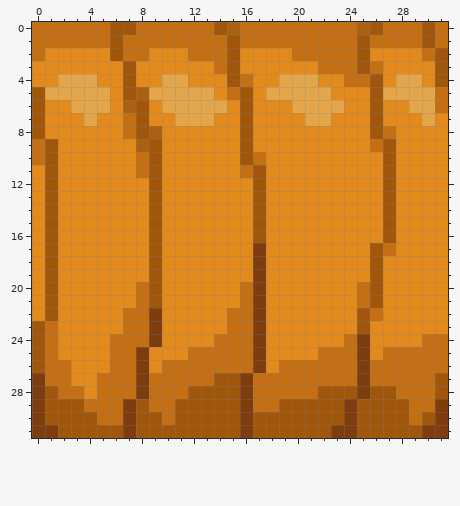
Pixel-art sprite -- textures/blocks/pumpkin_side.png. Above: the version before the commit.
The file is 32x32 pixels.
Now the later version:
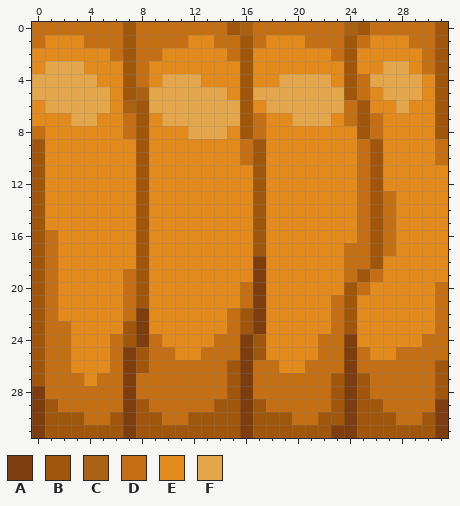
Palette (. is transparent): A #7e3d0e  B #a0560b  C #ab6112  D #c46f14  E #e38a1d  F #e3a64b
The commit says: [#591] - Authors: Evorp
Diff:
Changed rows in their new state; - is an unchanged pixel.
first column x 0:
 0 ------D-------DBC-------CBD---DB
 1 -EEE--DB----EE-DB-EEE---BDEEE-DB
 2 E-----DB-D--EEEDB---EEE-BE------
 3 -FFF----D-----EEB-----EEBEEFF-D-
 4 FF------D---F--EB-----F-B-FF----
 5 F-------------FE-F-----FBDE---EB
 6 EFF------F-----F--FF----DBE-FEEB
 7 E--F------F---FF-D--F---DBD---EB
 8 D--------E--FFF--D-------BDE---B
 9 BE------BE------DB-------DBE---D
10 BE------BE------DB-------DBE---D
11 BE------BE------E--------DBE----
12 BE------BE---------------DBE----
13 BE------BE---------------DBD----
14 BE------BE---------------DBD----
15 BE------BE---------------DBD----
16 BD------BE---------------DBD----
17 BD------BE-------B------DD------
18 BD------BE--------------DD------
19 BD-----DBE--------------DBD-----
20 BD-----DBE--------------B-E----D
21 BD-----DBE-------------DBEE----D
22 BD------AE------B------DBEE----D
23 --D----BAE------B------DBE-----D
24 --D----BAD------AB----DDAE------
25 --D----ABDD-E---AB------AD-E----
26 -------ABD-----BADDEE---AD-----B
27 B--D---AD-----D--------BAB------
28 -D--D--AD---DDD-------D-ABDD----
29 --DD-------DDD---B-DDDD----DD---
30 ----D-B----D--------DD------D---
31 -B----------------------------B-
